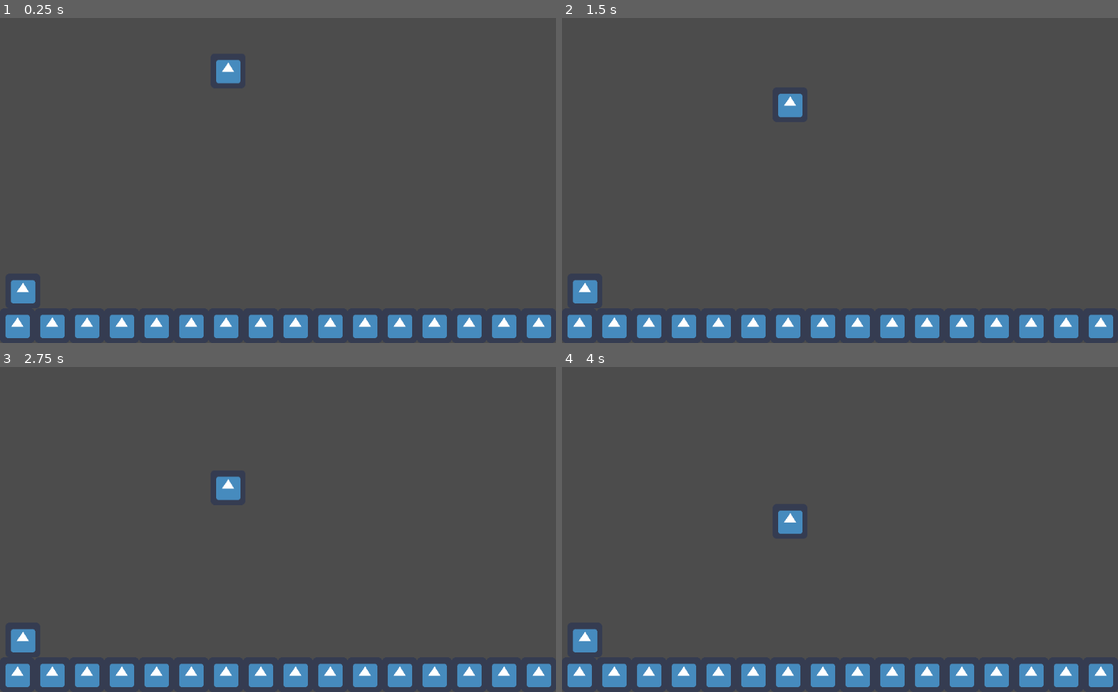
Above: before the commit, frames 1-4 (two rows, left to right).
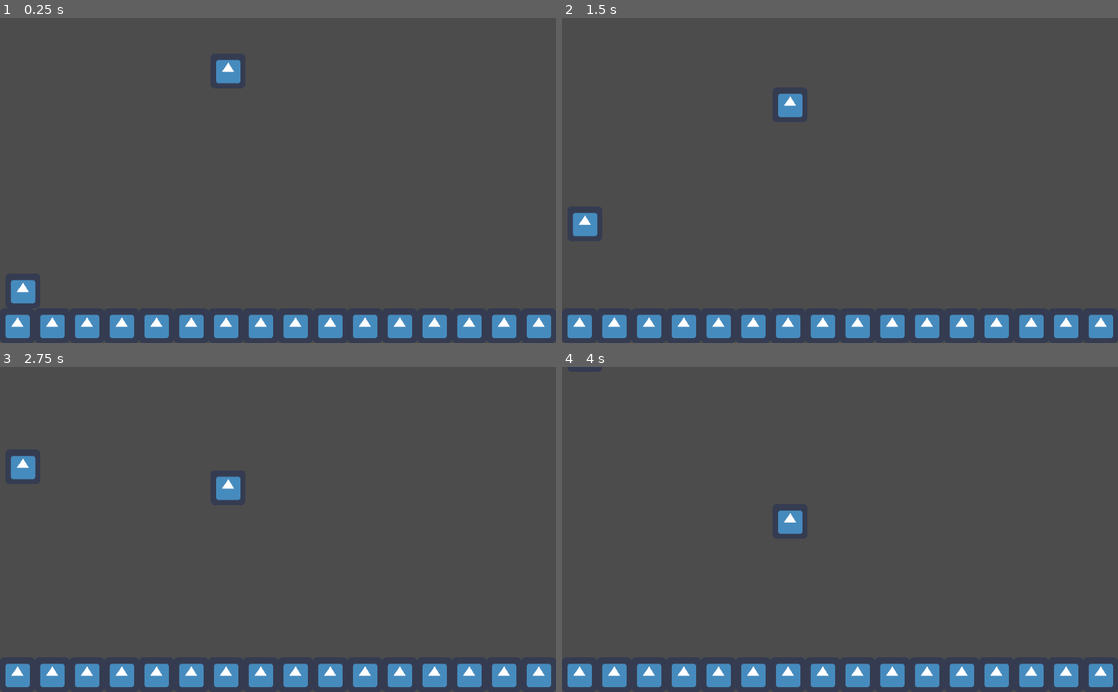
Above: after the commit, the same moments.

Repository: Italia2407/Arcade-Game
Game: Godot game, scene res://scenes/Prototype_Level.tscn
The game is run twice, just before and just after one commit, with the same random seed, the same clock (stepped at 60 frames per second) and the same inputs. The engine's default icon, where the game draws it, is replaced by a stand-in: a white triangle on a blue panel in a dark square.
Inputs:
- Up to frame 1 (0.25 s): no input
- Up to frame 2 (1.5 s): tap Space (jump, bound only after the commit) at 0.6, 0.77, 1.07, 1.35 s
- Up to frame 3 (2.75 s): tap Space (jump, bound only after the commit) at 1.52, 1.82, 2.1 s
- Up to frame 4 (4 s): tap Space (jump, bound only after the commit) at 2.85, 3.02, 3.32, 3.6, 3.77 s

The runs differ from the first frame. In frame 2, 0.7% of the frame differs, in the area x 1-7%, y 59-88%; in frame 3, 0.6%; in frame 4, 0.3%.

Commit message:
Implemented Player Jump

Diff:
--- a/project.godot
+++ b/project.godot
@@ -19,6 +19,14 @@
 collision=false
 layer=false
 
+[input]
+
+jump={
+"deadzone": 0.5,
+"events": [ Object(InputEventKey,"resource_local_to_scene":false,"resource_name":"","device":0,"alt":false,"shift":false,"control":false,"meta":false,"command":false,"pressed":false,"scancode":32,"unicode":0,"echo":false,"script":null)
+ ]
+}
+
 [layer_names]
 
 2d_physics/layer_1="player"
--- a/scenes/Prototype_Level.tscn
+++ b/scenes/Prototype_Level.tscn
@@ -77,3 +77,4 @@
 
 [node name="Player" parent="." instance=ExtResource( 3 )]
 position = Vector2( 42, 504 )
+jump_height = 100.0
--- a/scripts/PlayerController.gd
+++ b/scripts/PlayerController.gd
@@ -22,11 +22,29 @@
 
 
 # Called every frame. 'delta' is the elapsed time since the previous frame.
-#func _process(delta):
-#	pass
+func _process(delta):
+	if (Input.is_action_just_pressed("jump")):
+		_velocity.y = _jump_force
+		print("Jump")
 
 func _physics_process(delta):
-	print(is_grounded())
+	# Move Player Based on Velocity
+	var collision = move_and_slide(_velocity)
+
+	# TODO:
+	# Fix velocity resetting prematurely
+	# First frame after jump is still considered grounded
+
+	print("Before: %f" % _velocity.y)
+	print("Ground: %s" % is_grounded())
+
+	# Handle Gravity and Falling
+	if (!is_grounded()):
+		_velocity.y += _gravity*delta
+	else:
+		_velocity.y = 0.0
+
+	print("After: %f" % _velocity.y)
 
 
 func is_grounded():
